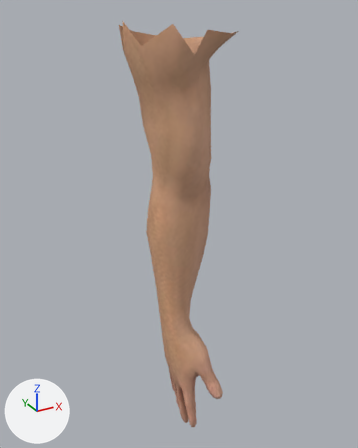
Renders of the glTF model assets/character/character_arm_l_naked.glb from each side of a commit.
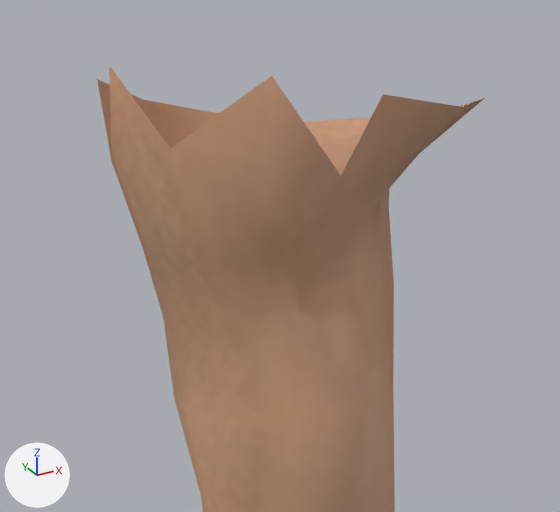
There are two pictures of each version: one whole from a 50 mm camera at (-0.483, -0.618, 0.116) aimed at (-0.125, 0.034, -0.21), one close up on the part from 25% to 73% of the width and 0% to 36% of the height. The lights are fixed; the arrows at lower left show +X, +Y and +Z. The first two pictures are the older version. Vertices at exactly the same position are counted once.

Script lines for the objects in view, before the commit:
```python
me_meshes_0 = bpy.data.meshes.new('meshes[0]')
me_meshes_0.from_pydata(...)  # 427 vertices, 836 faces; spans x -0.206..-0.043, y -0.088..0.123, z -0.583..0.098
me_meshes_0.materials.append(mat_material_tripo_node_bc81f8f9_a104_44a7_afac_f094b41faff7)  # picture img_man_without_cloths_basecolor_jpg
ob_tripo_node_bc81f8f9_a104_44a7_afac_f094b41faff7 = bpy.data.objects.new('tripo_node_bc81f8f9-a104-44a7-afac-f094b41faff7', me_meshes_0)
ob_tripo_node_bc81f8f9_a104_44a7_afac_f094b41faff7.location = (0.0, 0.0, 0.0)
```
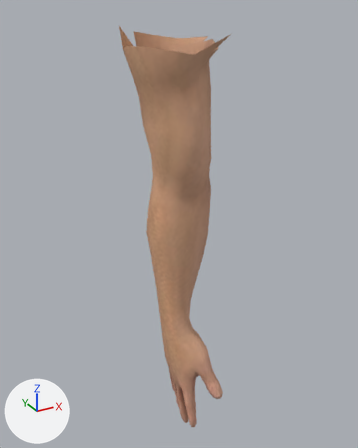
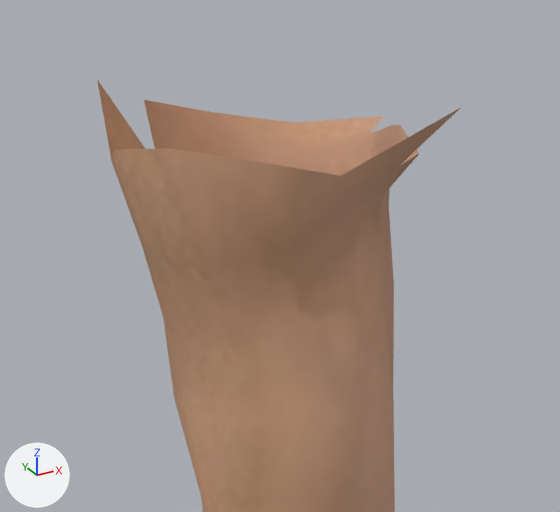
The newer file is also turned or shifted as a whole; pictures and numbers use the older file's frame.

Scene script edits in JSON lines:
```json
{"block": "me_meshes_0", "where": "# used by ob_tripo_node_bc81f8f9_a104_44a7_afac_f094b41faff7; location = (0.0, 0.0, 0.0)"}
{"op": "remove", "block": "me_meshes_0", "code": "me_meshes_0.from_pydata(...)  # 427 vertices, 836 faces; spans x -0.206..-0.043, y -0.088..0.123, z -0.583..0.098"}
{"op": "add", "block": "me_meshes_0", "code": "me_meshes_0.from_pydata(...)  # 422 vertices, 825 faces; spans x -0.206..-0.045, y -0.088..0.123, z -0.583..0.092"}
{"block": "me_meshes_0", "change": "me_meshes_0 part 1"}
{"block": "me_meshes_0", "change": "5 vertices are removed from x -0.206..-0.043, y -0.052..0.053, z 0.079..0.098"}
{"block": "me_meshes_0", "change": "11 faces are deleted"}
```

Location of each change, [x1, y1, x2, y2] in pixels of the close-ups (560 x 512 px):
```json
{"object": "tripo_node_bc81f8f9-a104-44a7-afac-f094b41faff7", "change": "reshaped", "before": [97, 65, 484, 512], "after": [97, 80, 460, 512]}
{"part": 1, "of": "me_meshes_0", "change": "deleted", "before": [97, 65, 484, 176], "on screen": "brown"}
```
